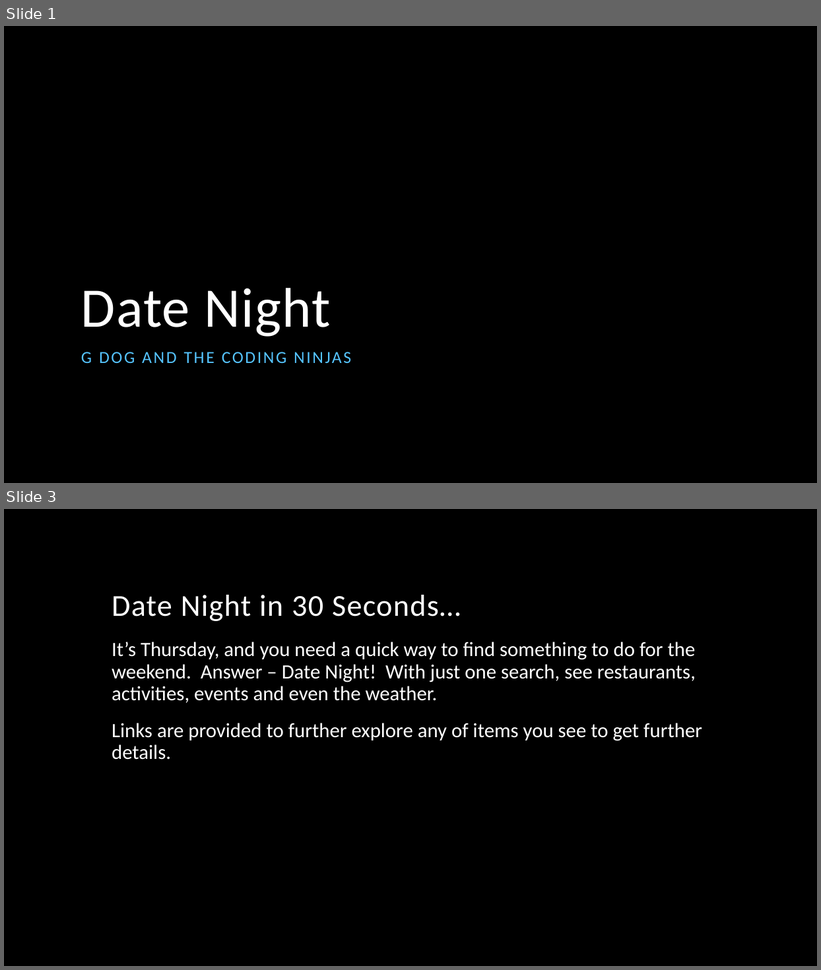
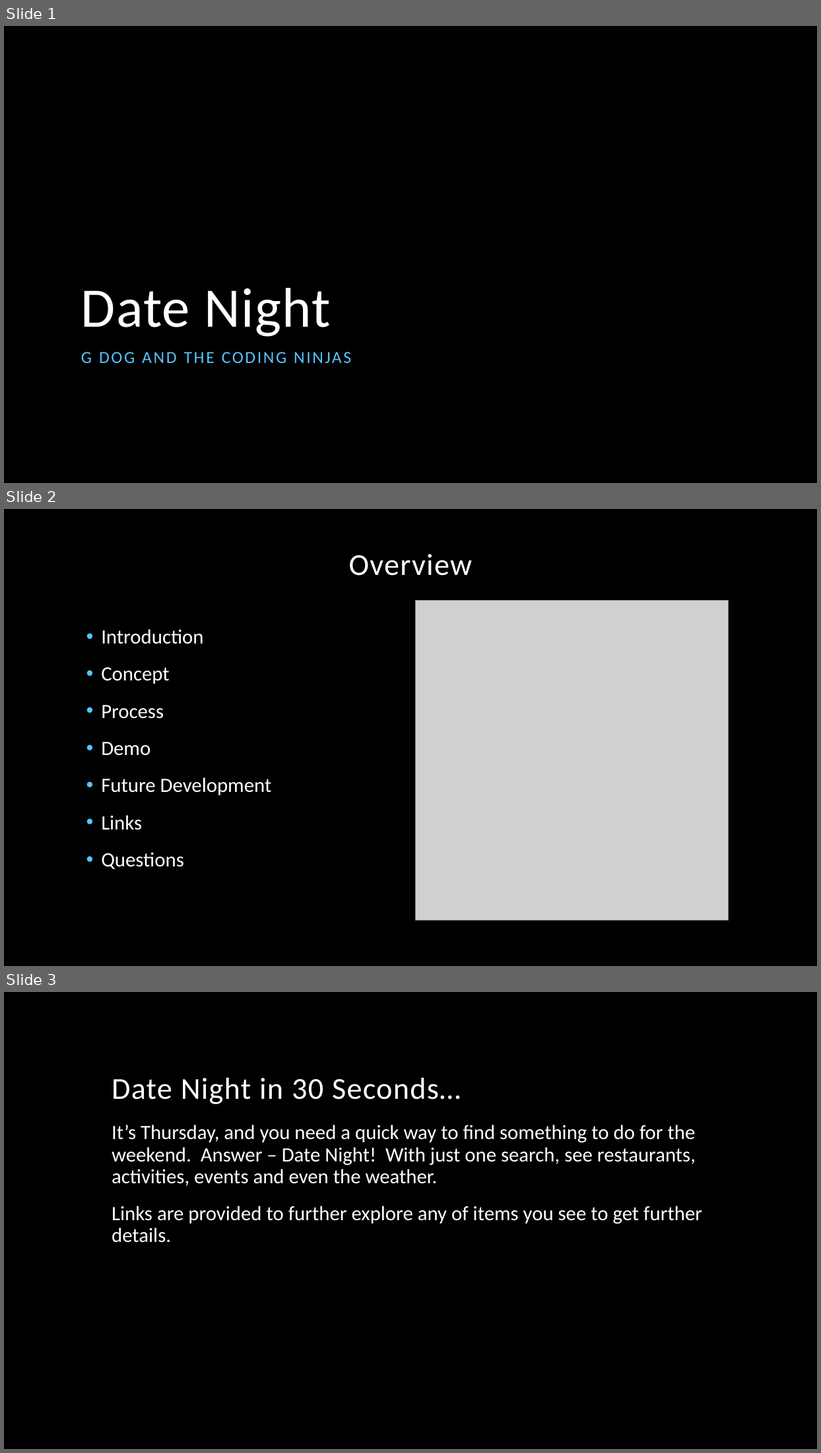
Before and after one commit to gehanstedt/date-night, a slide deck: Presentation/Date Night.pptx. Shown one above the other, each under a label of ours: slides 1 and 3 before the commit, slides 1, 2 and 3 after it; the slides between them are not shown. The pictures are 821x970 and 821x1453 pixels, drawn with LibreOffice and Linux fonts; fonts in the diff are those of the drawing; grey boxes stand for pictures; background and template pictures are left out. Boxes give left, top, right and bottom in pixels: in the first picture for what was removed or moved away, otherwise in the second. Text is boxed around its words. In the diff, an @@ line names an element or a change of style, - is before the commit and + after.

Commit message:
Updated presentation to include overview slide

```diff
--- a/Presentation/Date Night.pptx
+++ b/Presentation/Date Night.pptx
@@ slide 2 added at <box>4,509,817,966</box>, background picture (left out) @@
@@ title added at <box>349,554,472,576</box>, 36 pt, text #FFFFFF @@
+Overview
@@ picture added at <box>416,601,729,921</box> @@
@@ text added at <box>101,629,272,869</box>, 24 pt, text #FFFFFF @@
+• Introduction
+• Concept
+• Process
+• Demo
+• Future Development
+• Links
+• Questions
```
Also in this commit, not shown: 1 slide removed.
